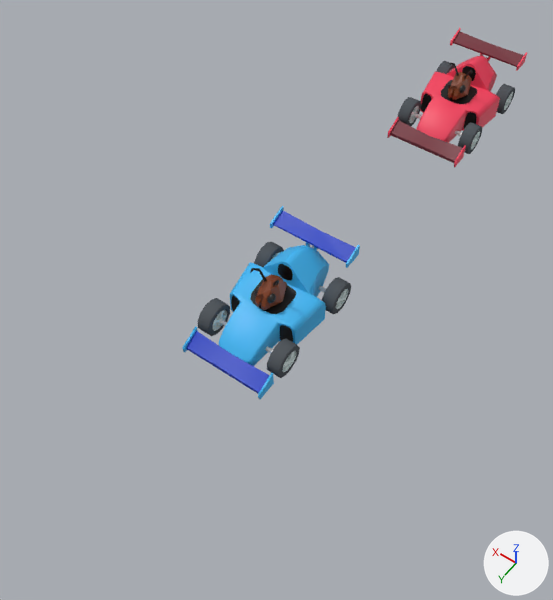
The Blender file art/racecars_with_ant_head.blend: old version first, new version second.
Camera for both pictures: a camera (50 mm lens) standing at (-0.611, 0.72, 1.406) and looking at (0.021, -0.164, 0.016). Lighting does not change. The marker at lower right points along +X, +Y and +Z.

The older version as bpy lines, for what is in view:
```python
me_cube_002 = bpy.data.meshes.new('Cube.002')
me_cube_002.from_pydata(...)  # 973 vertices, 637 faces; spans x -0.112..0.035, y -0.182..0.192, z -0.016..0.171
# faces by material slot: [155, 126, 192, 164]
me_cube_002.materials.append(mat_palette256_002)  # picture img_palette256_png_003
me_cube_002.materials.append(mat_palette256_004)  # picture img_palette256_png_005
me_cube_002.materials.append(mat_rubber_001)  # dark grey #555a5f
me_cube_002.materials.append(mat_chrome_001)  # white #d8e7e7
me_cube_004 = bpy.data.meshes.new('Cube.004')
me_cube_004.from_pydata(...)  # 979 vertices, 637 faces; spans x -0.112..0.035, y -0.182..0.192, z -0.016..0.169
# faces by material slot: [155, 126, 192, 164]
me_cube_004.materials.append(mat_palette256_001)  # picture img_palette256_png_002
me_cube_004.materials.append(mat_palette256)  # picture img_palette256_png_001
me_cube_004.materials.append(mat_rubber_001)  # dark grey #555a5f
me_cube_004.materials.append(mat_chrome_001)  # white #d8e7e7
ob_formula_blue = bpy.data.objects.new('formula_blue', me_cube_004)
ob_formula_blue.location = (0.0, -0.122, 0.018)
_m = ob_formula_blue.modifiers.new('Mirror', 'MIRROR')
_m.use_clip = True
_m = ob_formula_blue.modifiers.new('EdgeSplit', 'EDGE_SPLIT')
_m.use_edge_angle = False
ob_formula_red = bpy.data.objects.new('formula_red', me_cube_002)
ob_formula_red.location = (0.0, -0.998, 0.019)
_m = ob_formula_red.modifiers.new('Mirror', 'MIRROR')
_m.use_clip = True
_m = ob_formula_red.modifiers.new('EdgeSplit', 'EDGE_SPLIT')
_m.use_edge_angle = False
```
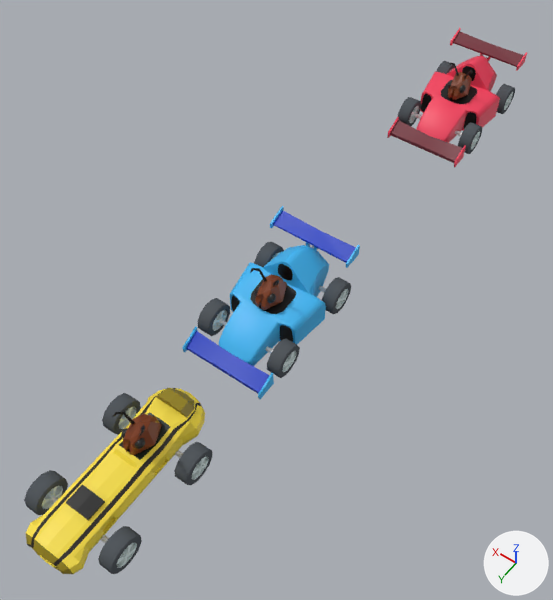
Location of each change, (x1, y1, x2, y2) in pixels of the pictures (553 x 600 px):
'formula_blue.006', added: after (24, 388, 212, 574)
    faces in mat_palette256 (picture img_palette256_png_001): (26, 388, 205, 574)
    faces in mat_rubber_001 (dark grey #555a5f): (24, 393, 212, 574)
    faces in mat_chrome_001 (white #d8e7e7): (42, 407, 209, 568)
'formula_blue.007', added: after (50, 496, 109, 543)

Edits to the bpy script that builds the scene:
```text
Add me_cube_010:
    me_cube_010.from_pydata(...)  # 12 vertices, 6 faces; spans x -0.0916..-0.0299, y 0.0875..0.0983, z 0.0171..0.0265
    me_cube_010.polygons.foreach_set('use_smooth', [True] * 6)
    me_cube_010.materials.append(mat_palette256_001)  # picture img_palette256_png_002
Add me_cube_009:
    me_cube_009.from_pydata(...)  # 962 vertices, 706 faces; spans x -0.112..0.066, y -0.018..0.393, z -0.016..0.165
    # faces by material slot: [6, 344, 192, 164]
    me_cube_009.materials.append(mat_palette256_001)  # picture img_palette256_png_002
    me_cube_009.materials.append(mat_palette256)  # picture img_palette256_png_001
    me_cube_009.materials.append(mat_rubber_001)  # dark grey #555a5f
    me_cube_009.materials.append(mat_chrome_001)  # white #d8e7e7
Add ob_formula_blue_007:
    ob_formula_blue_007 = bpy.data.objects.new('formula_blue.007', me_cube_010)
    ob_formula_blue_007.location = (0.0, 0.387, 0.018)
    _m = ob_formula_blue_007.modifiers.new('Mirror', 'MIRROR')
    _m.use_clip = True
    _m = ob_formula_blue_007.modifiers.new('EdgeSplit', 'EDGE_SPLIT')
    _m.use_edge_angle = False
Add ob_formula_blue_006:
    ob_formula_blue_006 = bpy.data.objects.new('formula_blue.006', me_cube_009)
    ob_formula_blue_006.location = (0.0, 0.179, 0.018)
    _m = ob_formula_blue_006.modifiers.new('Mirror', 'MIRROR')
    _m.use_clip = True
    _m = ob_formula_blue_006.modifiers.new('EdgeSplit', 'EDGE_SPLIT')
    _m.use_edge_angle = False
```
